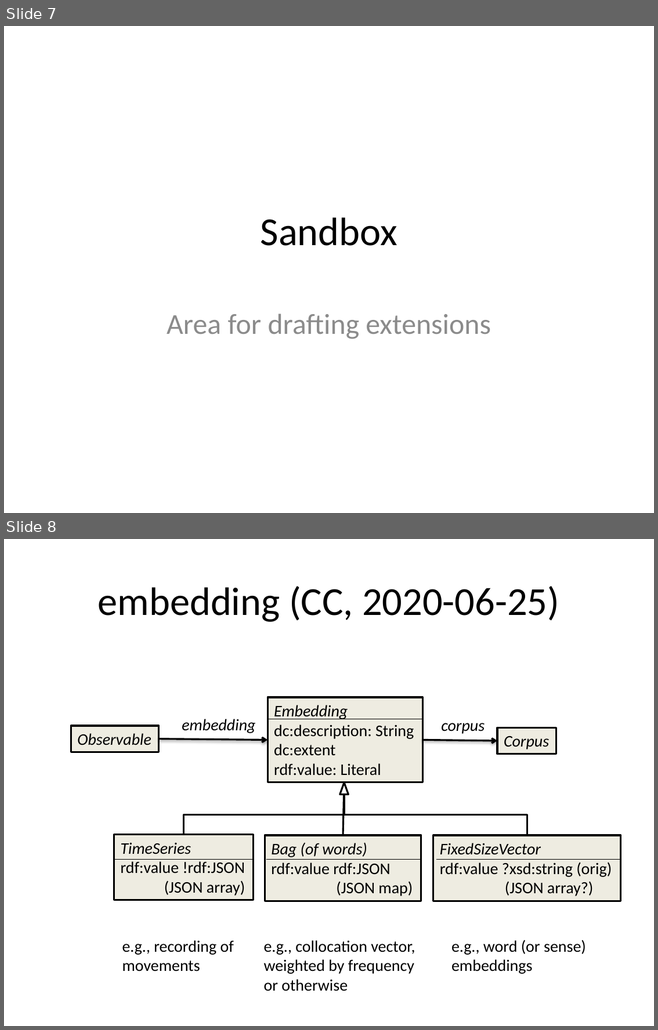
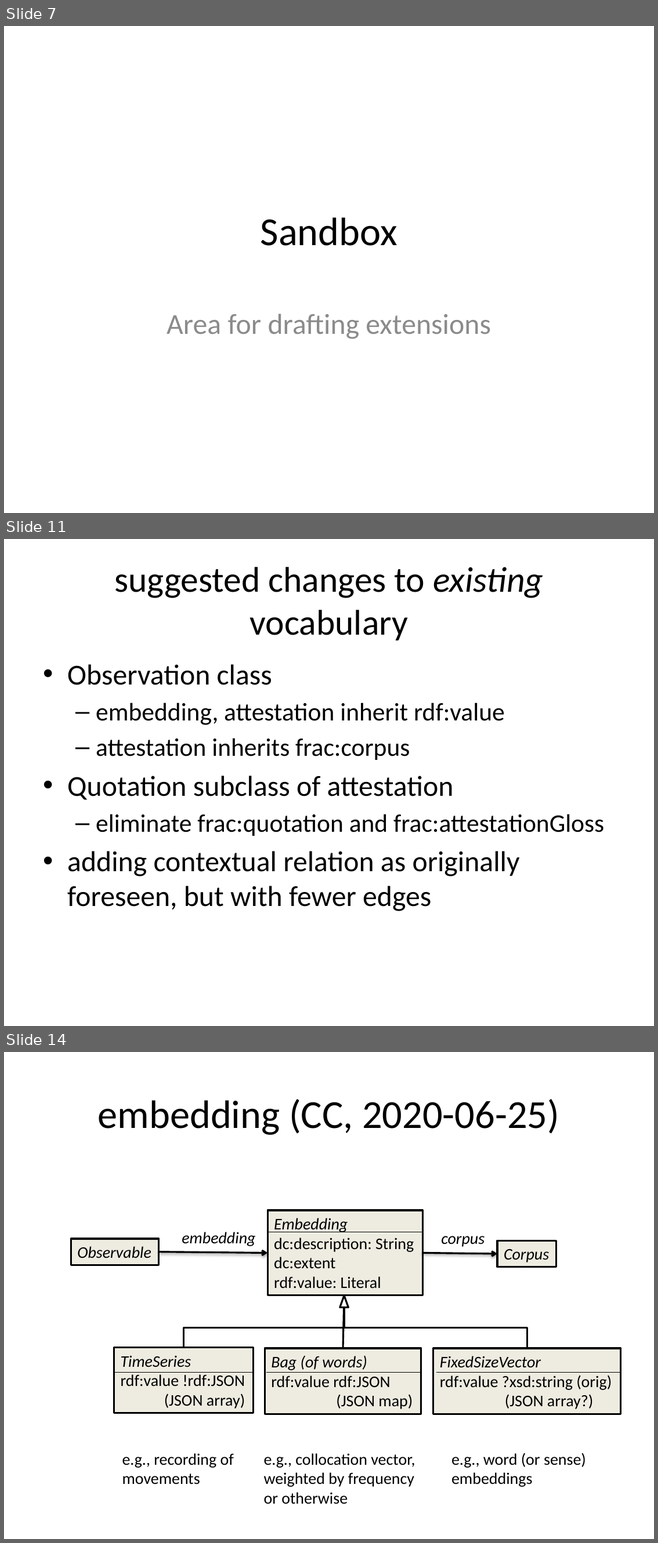
Before and after one commit to ontolex/frequency-attestation-corpus-information, a slide deck: img/source.pptx. Shown one above the other, each under a label of ours: slides 7 and 8 before the commit, slides 7, 11 and 14 after it; the slides between them are not shown. The pictures are 658x1030 and 658x1543 pixels, drawn with LibreOffice and Linux fonts; fonts in the diff are those of the drawing. Boxes give left, top, right and bottom in pixels: in the first picture for what was removed or moved away, otherwise in the second. Text is boxed around its words. In the diff, an @@ line names an element or a change of style, - is before the commit and + after.

Commit message:
suggested additions to consolidate the diagram (see sandbox)

```diff
--- a/img/source.pptx
+++ b/img/source.pptx
@@ slide 11 added at <box>4,539,654,1026</box>, background #FFFFFF @@
@@ title added at <box>114,567,543,641</box>, 39.6 pt, text #000000 @@
+suggested changes to existing vocabulary
@@ text added at <box>67,664,604,911</box>, 28 pt, text #000000 @@
+• Observation class
+  – embedding, attestation inherit rdf:value
+  – attestation inherits frac:corpus
+• Quotation subclass of attestation
+  – eliminate frac:quotation and frac:attestationGloss
+• adding contextual relation as originally foreseen, but with fewer edges
@@ what was slide 8 is now slide 14 @@
```
Also in this commit, not shown: 2 slides changed, 6 other slides added.
